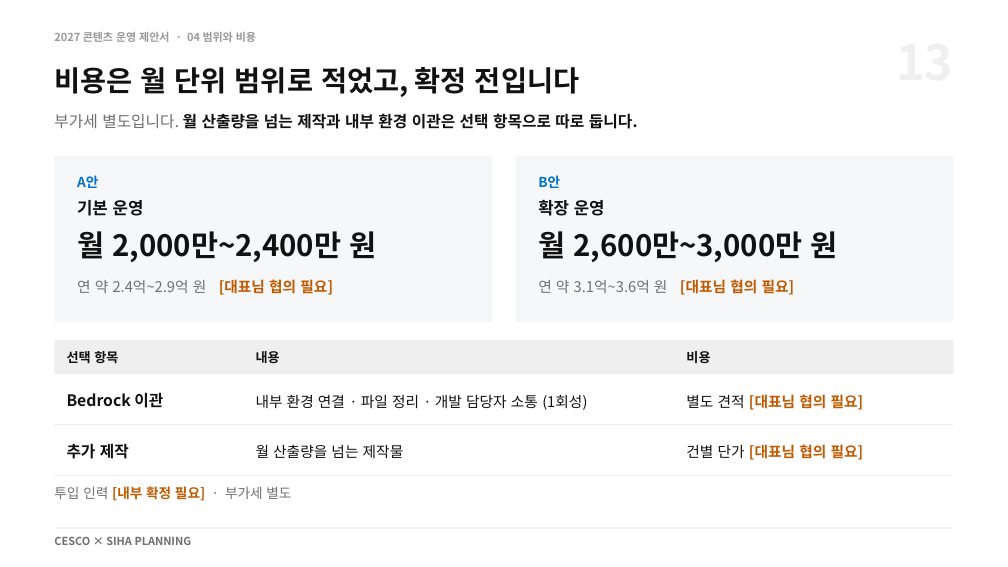
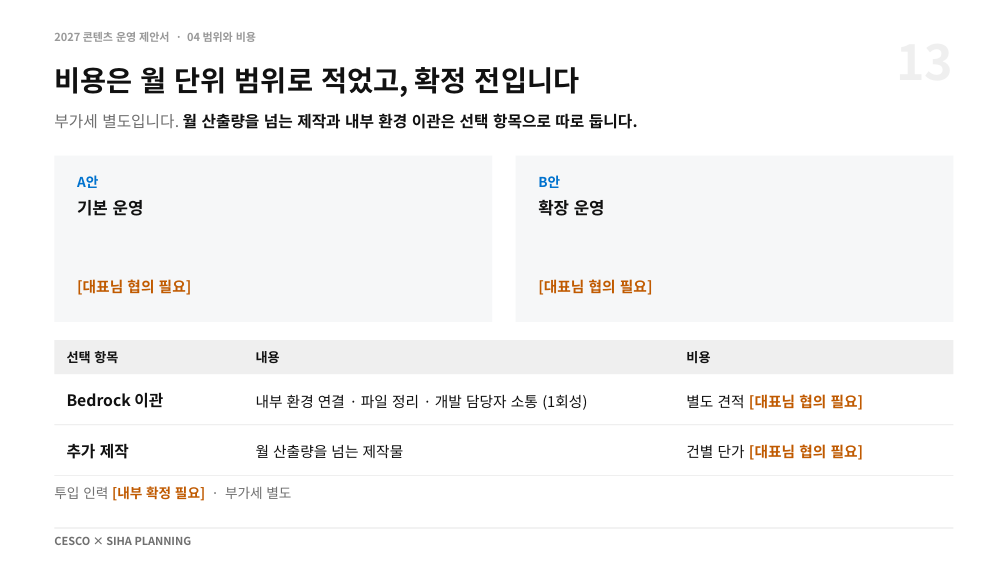
Before and after one commit to Chloe-sh/cesco-templates, a slide deck: slide 13 of reports/261116/세스코_2027_운영제안서_초안_261117.pptx. Drawn at 1008x567 pixels with LibreOffice and Linux fonts; fonts in the diff are those of the drawing. Boxes give left, top, right and bottom in pixels: in the first picture for what was removed or moved away, otherwise in the second. Text is boxed around its words. In the diff, an @@ line names an element or a change of style, - is before the commit and + after.

Commit message:
reports/261116: 2027 운영 제안서 PPTX 13장에서 A안 · B안 월 · 연 금액 삭제

```diff
--- a/reports/261116/세스코_2027_운영제안서_초안_261117.pptx
+++ b/reports/261116/세스코_2027_운영제안서_초안_261117.pptx
@@ text removed at (x1=77, y1=231, x2=377, y2=262) @@
-월 2,000만~2,400만 원
@@ text removed at (x1=538, y1=231, x2=838, y2=262) @@
-월 2,600만~3,000만 원
@@ text at (x1=77, y1=279, x2=192, y2=295): text changed; text colour #707070 to #C05A00; bold on @@
-연 약 2.4억~2.9억 원 [대표님 협의 필요]
+[대표님 협의 필요]
@@ text at (x1=538, y1=279, x2=653, y2=295): text changed; text colour #707070 to #C05A00; bold on @@
-연 약 3.1억~3.6억 원 [대표님 협의 필요]
+[대표님 협의 필요]
```
